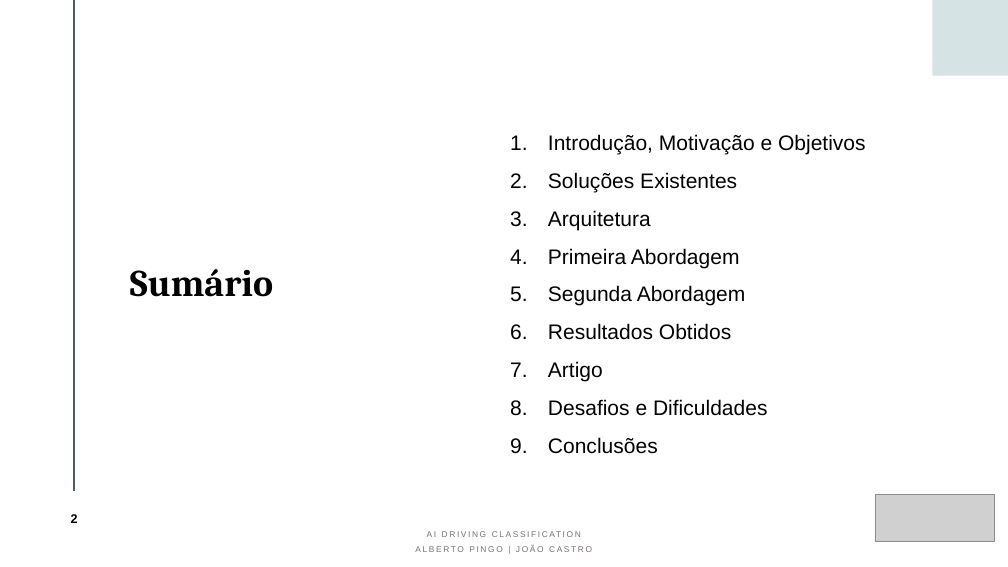
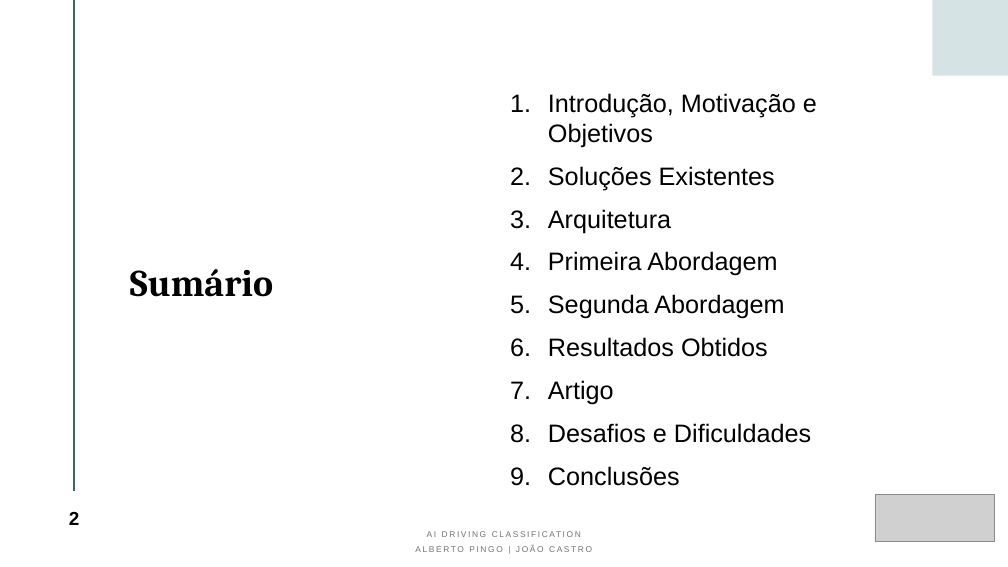
Before and after one commit to albertopingo/AI-driving-classification_FinalProject_CEng, a slide deck: slide 2 of ProjInf_AI_Driving_Classification.pptx. Drawn at 1008x567 pixels with LibreOffice and Linux fonts; fonts in the diff are those of the drawing; grey boxes stand for pictures. Boxes give left, top, right and bottom in pixels: in the first picture for what was removed or moved away, otherwise in the second. Text is boxed around its words. In the diff, an @@ line names an element or a change of style, - is before the commit and + after.

```diff
--- a/ProjInf_AI_Driving_Classification.pptx
+++ b/ProjInf_AI_Driving_Classification.pptx
@@ text "Introdução, Motivação e Objetivos" at [548,93,817,486]: size 20 to 24 pt @@
@@ page number at [69,512,80,525]: size 12 to 18 pt @@
```
Also in this commit, not shown: 5 other slides changed, 1 slide added.
